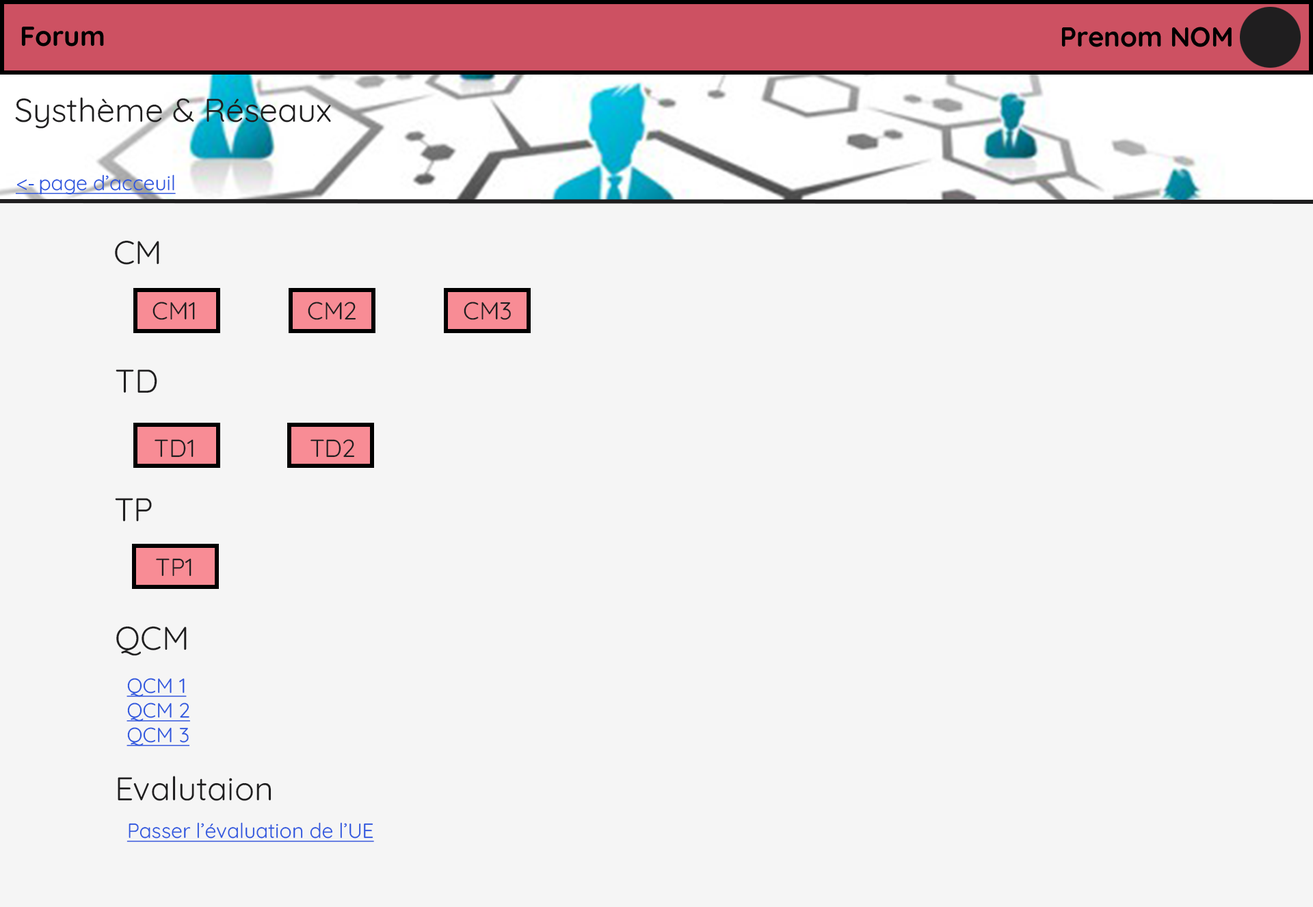
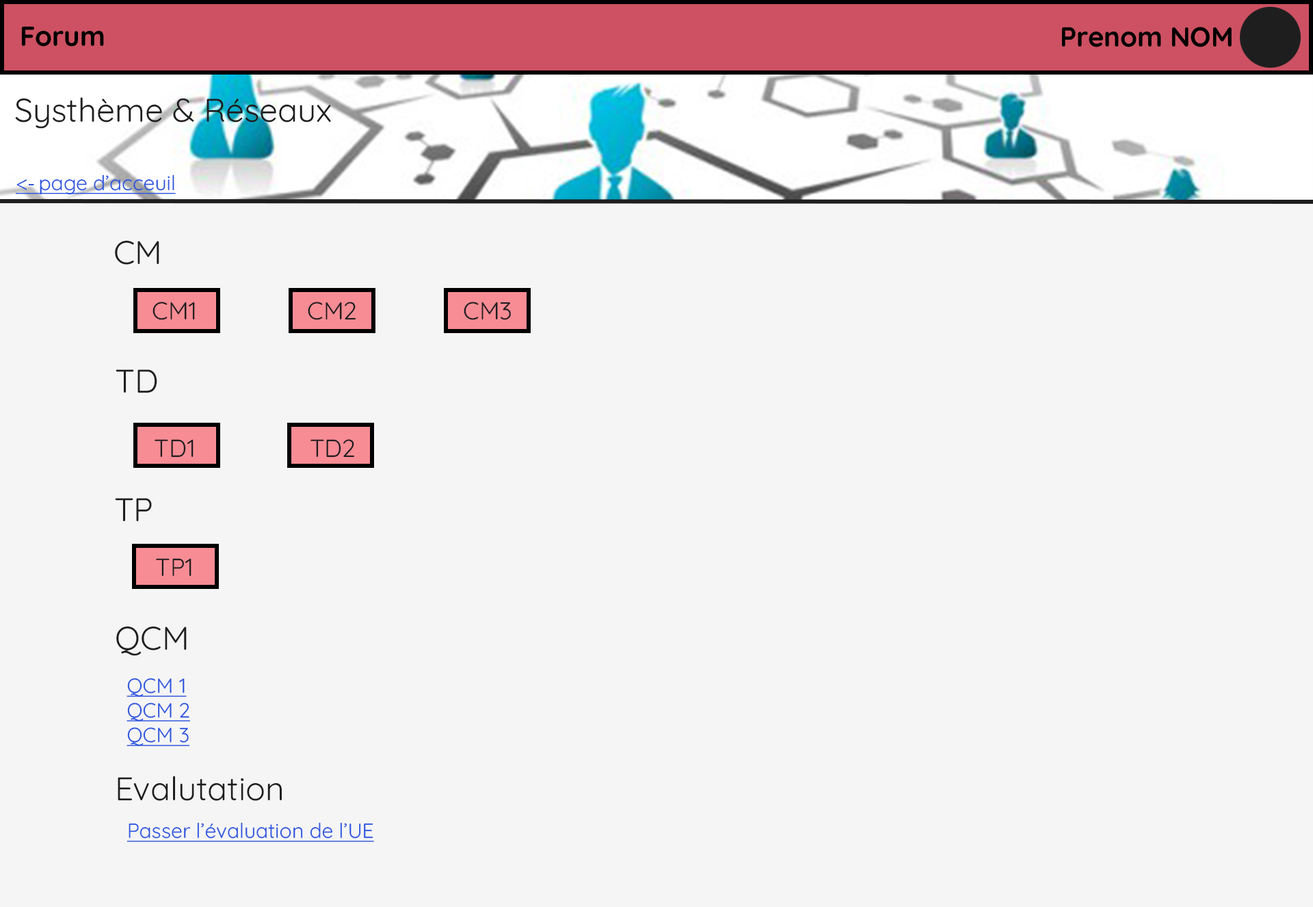
Comparing the layer stacks of the two 1313 x 907 images. Changes:
renamed "Evalutaion" to "Evalutation", painted on it over [117, 775, 282, 802]
